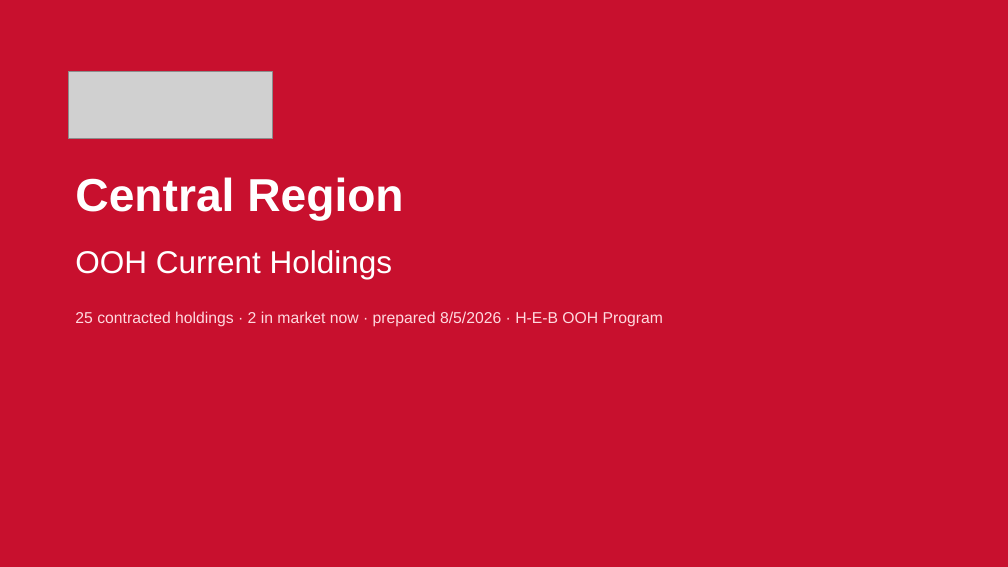
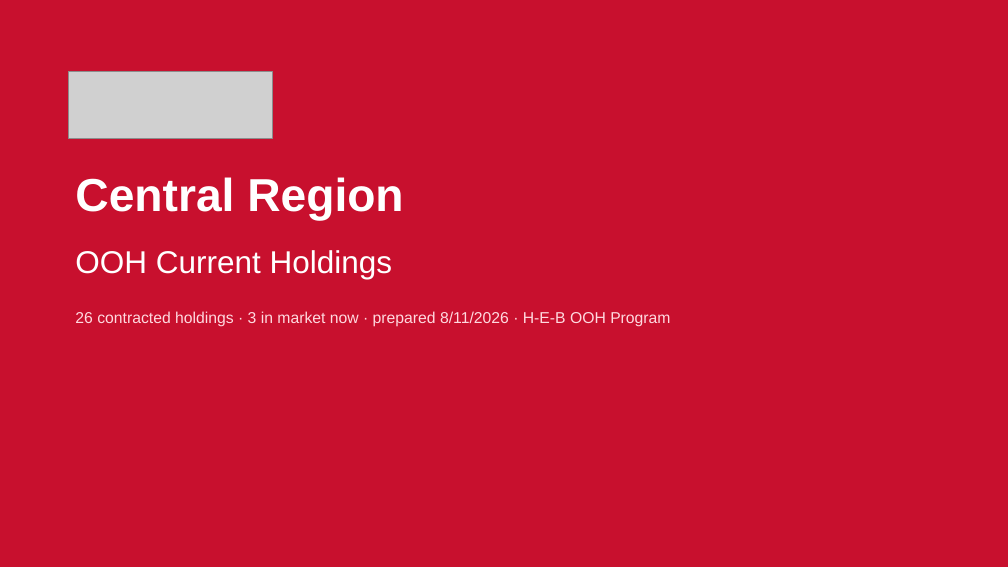
Before and after one commit to willbailes1-glitch/heb-ooh-reviews, a slide deck: slide 1 of region/Central-holdings-deck.pptx. Drawn at 1008x567 pixels with LibreOffice and Linux fonts; fonts in the diff are those of the drawing; grey boxes stand for pictures. Boxes give left, top, right and bottom in pixels: in the first picture for what was removed or moved away, otherwise in the second. Text is boxed around its words. In the diff, an @@ line names an element or a change of style, - is before the commit and + after.

```diff
--- a/region/Central-holdings-deck.pptx
+++ b/region/Central-holdings-deck.pptx
@@ text at [75, 311, 670, 327]: text changed @@
-25 contracted holdings · 2 in market now · prepared 8/5/2026 · H-E-B OOH Program
+26 contracted holdings · 3 in market now · prepared 8/11/2026 · H-E-B OOH Program
```
Also in this commit, not shown: 26 other slides changed, 1 slide added.
